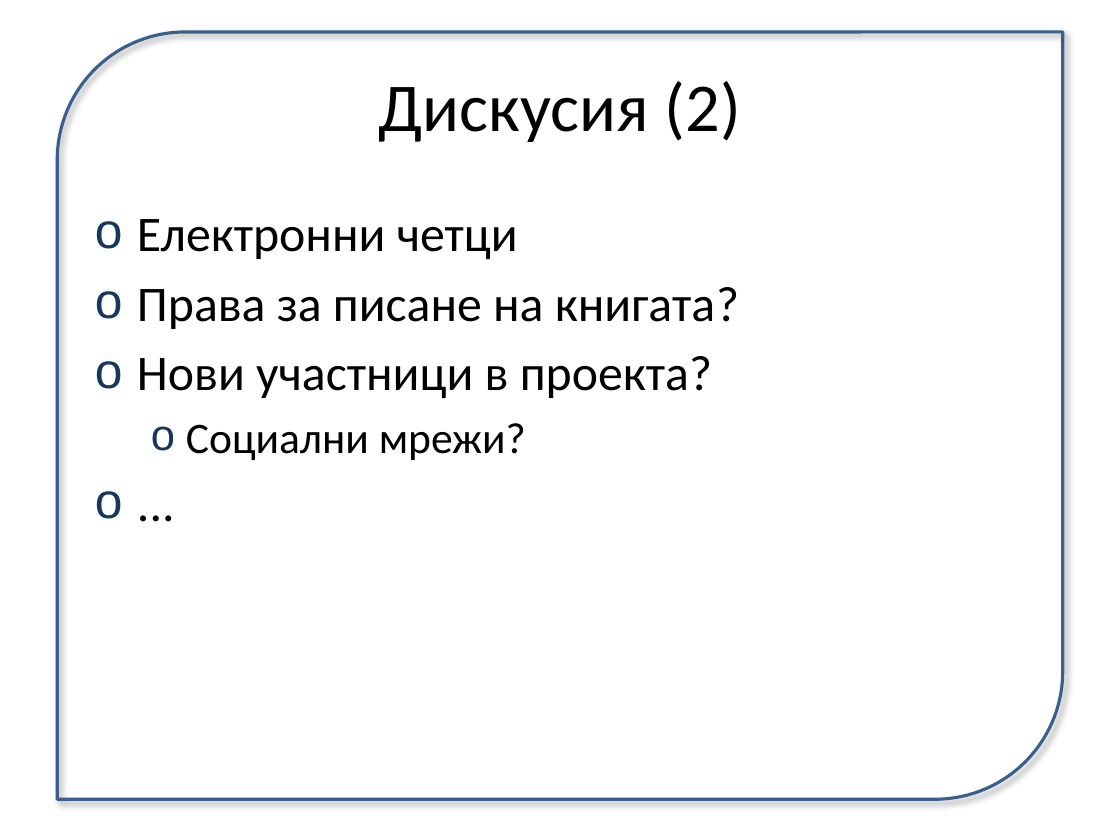
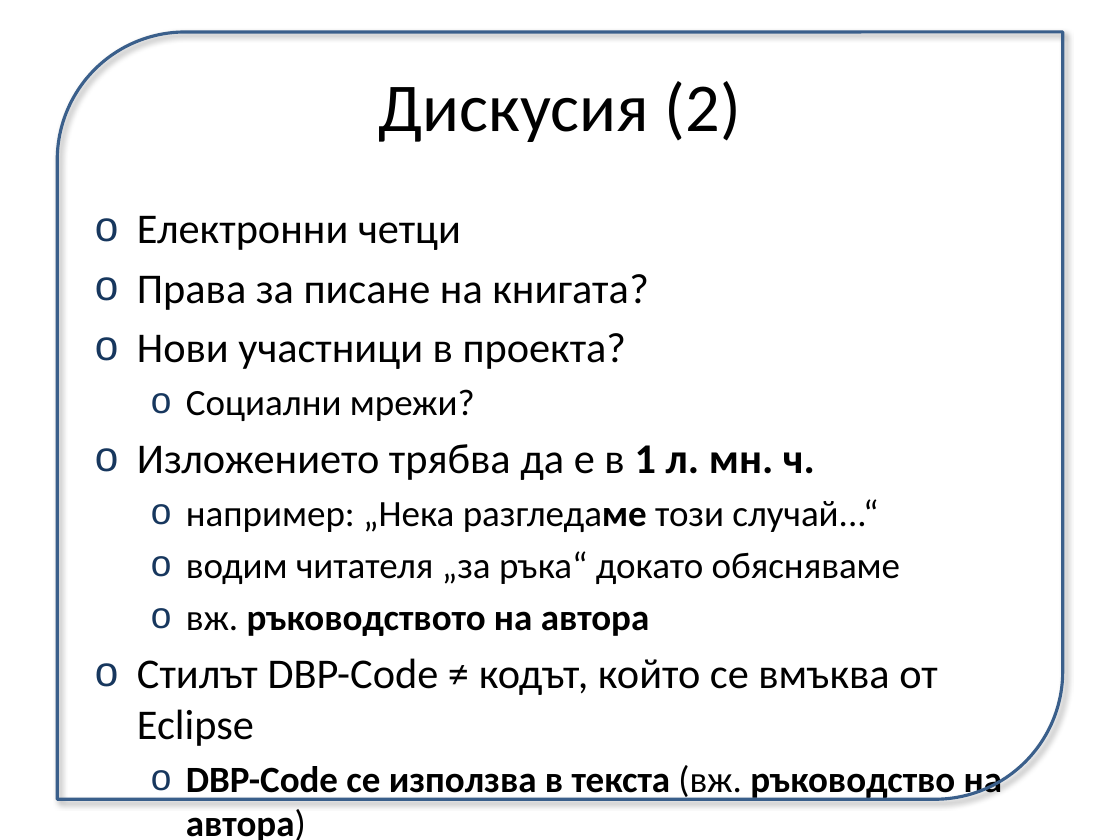
Before and after one commit to uamartins/design-patterns-book, a slide deck: slide 23 of meetings/2012-03-17/meeting-2.pptx (slide 22 before the commit). Drawn at 1120x840 pixels with LibreOffice and Linux fonts; fonts in the diff are those of the drawing. Boxes give left, top, right and bottom in pixels: in the first picture for what was removed or moved away, otherwise in the second. Text is boxed around its words. In the diff, an @@ line names an element or a change of style, - is before the commit and + after.

```diff
--- a/meetings/2012-03-17/meeting-2.pptx
+++ b/meetings/2012-03-17/meeting-2.pptx
@@ text at [137, 215, 649, 421]: size 32 to 27.2 pt in "Електронни четци", "Права за писане на книгата?", "Нови участници в проекта?"; size 28 to 23.8 pt in "Социални мрежи?" @@
@@ text at [137, 444, 1002, 840]: text changed; size 32 to 23.8 pt @@
-o ...
+o Изложението трябва да е в 1 л. мн. ч.
+  o например: „Нека разгледаме този случай...“
+  o водим читателя „за ръка“ докато обясняваме
+  o вж. ръководството на автора
+o Стилът DBP-Code ≠ кодът, който се вмъква от Eclipse
+  o DBP-Code се използва в текста (вж. ръководство на автора)
```
Also in this commit, not shown: 4 other slides changed, 4 slides added, 1 other file.
